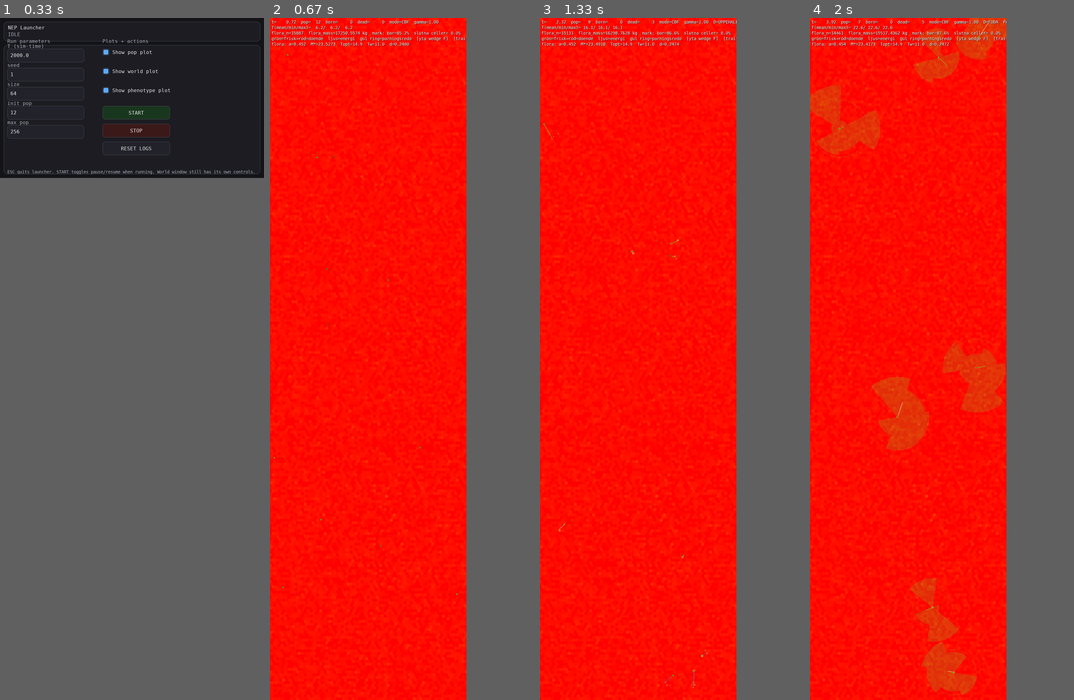
Above: before the commit, frames 1-4 (left to right).
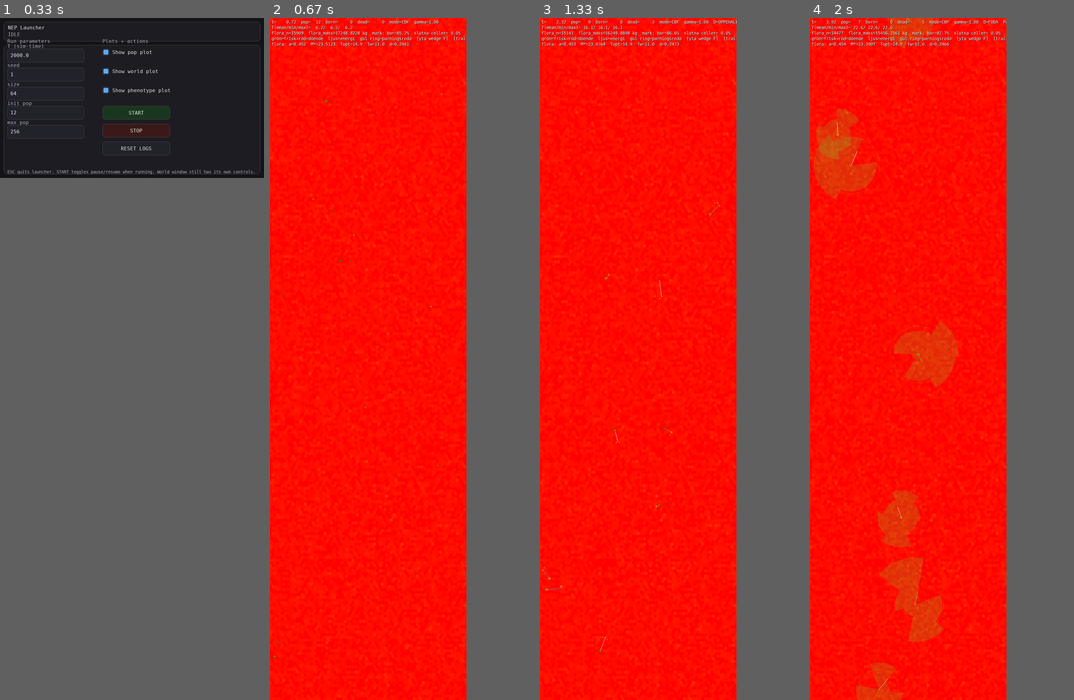
Above: after the commit, the same moments.

Repository: JoakimStorck/nep-process
Game: pygame game, started from nep_gui_launcher.py
Same seed, same stepped clock (60 frames per second), same inputs: the game is played once before the commit and once after it.
Inputs (mouse positions are in pixels of both pictures, inside the frame that each line leads up to):
- Up to frame 1 (0.33 s): no input
- Up to frame 2 (0.67 s): click "START" at 0.38 s
- Up to frame 3 (1.33 s): hold D 0.67-1.13 s; move the mouse to (685, 461) at 0.7 s; hold W from 1.17 s (still down); move the mouse to (706, 440) at 1.2 s; tap Space at 1.23 s
- Up to frame 4 (2 s): release W at 1.47 s; hold D 1.5-1.97 s; move the mouse to (926, 181) at 1.53 s; tap Space at 1.57, 1.87 s

Frame 1 is identical in both runs. In frame 2, less than 0.1% of the frame differs, in the area x 1-72%, y 1-98%; in frame 3, 0.2%; in frame 4, 12%, in the area x 0-75%, y 0-100%.

Commit message:
0230: weakness() mäter mot kroppens egen topp
Rättelse funnen i 0229. Funktionen hette kondition men var det inte:

    weakness() = clamp(M / M_crit, 0, 1)        M_crit = 0,50

M_crit är en absolut konstant, så det är ett storleksmått och inte ett
konditionsmått: varje kropp under tröskeln var permanent "svag" oavsett hur
välnärd den var. En frisk nyfödd på 25 gram gick i 28,7 % av full fart medan
en utsvulten vuxen på 1,9 kg gick i full.

Konstanten bar dessutom ett enhetsfel sedan 0216: AgentParams massor är våt
levande massa, men jämförelsen gjordes mot self.M, som är torrsubstans.
Tröskeln var alltså 0,50 kg torrt = 1,85 kg vått, nära fyra gånger det
avsedda — weakness() missades när kroppen blev torrsubstans.

Referensen är nu kroppens egen topp, samma som svältskadan använder sedan
p179, och samma ramp. Formen ägs av styrning.massunderskott. M_crit är
borttagen.

Utfall, f6-256 frö 1 till månad 36 (runs/p230) mot 0229:

                        0229        0230
  bestånd                131         164
  toppbestånd            407       1 192
  dödsfall             1 139       5 605
  därav skada            4,7 %       0,8 %
  livslängd median      2,82 mån    1,58 mån
  kroppsmassa p50       0,528      0,112

Felet var en dold broms på storleksaxeln. M_target bland födda:

  0227   2,008  2,773  2,954  2,952
  0229   1,945  2,021  2,749  2,546
  0230   2,021  1,579  1,571  1,574

Med den absoluta tröskeln straffades varje liten kropp med nedsatt
rörelseförmåga, vilket sköt jämvikten uppåt. Utan den landar M_target på 1,574
och stannar där från andra fjärdedelen — ett inre värde, inte en vägg.
Jämviktsmassan halveras, omsättningen mångdubblas och livslängden faller.

Det gör inte bromsen försvarbar: den dokumenterades som kondition och verkade
som storlek, och hör till samma familj som revisionen katalogiserade. Men
modellens jämviktsmassa hängde på den, så frågan om vad som ska sätta nivån är
öppen igen. Egen rad i kön.

Åldrandet är opåverkat: repair_capacity ligger på 1,25 mot 0229:s 1,43 och
0227:s 1,21 — samma granne i tre körningar med tre olika omgivningar.

Förbehåll: ett frö i f6-256 och tre i liten6 (1 788/2 853/1 069 djurmånader
mot 1 711/1 294/820, utdöd i alla tre). Frö 2 sticker ut med 897 födslar mot
195, så spridningen mellan frön är stor och nivån 1,574 är inte bekräftad.

Invariantsviten godkänd i alla fyra körningar.

Co-Authored-By: Claude Opus 5 <noreply@anthropic.com>

Diff:
--- a/agent.py
+++ b/agent.py
@@ -436,7 +436,7 @@
     # ------------------------
     # Starvation / weakness dynamics
     # ------------------------
-    M_crit: float = 0.50   # under detta försvagas rörelseförmågan
+    # `M_crit` är borttagen i 0230: se `Body.weakness`.
     # **Dödströskeln vid avmagring**, som andel av kroppens egen toppmassa.
     #
     # Villkoret var `M <= M_min` med `M_min = 0.14` — en absolut massa. Det
@@ -1582,13 +1582,38 @@
         return h
 
     def weakness(self) -> float:
-        m = float(self.M)
-        mcrit = float(self.AP.M_crit)
-        if m >= mcrit:
+        """
+        Konditionen, 0–1: massan mot kroppens **egen** topp (0230).
+
+        Var `M / M_crit` med `M_crit = 0,50` — en absolut konstant, och därmed
+        inget konditionsmått utan ett dolt **storleksmått**. Varje kropp under
+        tröskeln var permanent "svag" oavsett hur välnärd den var, så en frisk
+        nyfödd på 25 gram gick i 28,7 procent av full fart medan en utsvulten
+        vuxen på 1,9 kg gick i full. Funnet i 0229, när bansträckan kopplades
+        till `move_factor` och medianlivslängden föll till en månad.
+
+        Konstanten bar dessutom ett **enhetsfel** sedan 0216: `AgentParams`
+        massor är våt levande massa, men jämförelsen gjordes mot `self.M`, som
+        är torrsubstans. Tröskeln var alltså i praktiken 0,50 kg torrt,
+        alltså 1,85 kg vått — nära fyra gånger det avsedda.
+
+        Referensen är nu kroppens egen topp, samma som svältskadan använder
+        sedan p179, och samma ramp: full kondition vid och över
+        `starve_mass_ok_frac`, noll vid och under `starve_mass_crit_frac`.
+        Formen ägs av `styrning.massunderskott`, så de två kan inte glida isär.
+
+        Att magra ihjäl sig är att ha förlorat mot sig själv — det gäller
+        konditionen lika mycket som skadan.
+        """
+        peak = float(getattr(self, "_M_peak", 0.0))
+        if peak <= 1e-9:
             return 1.0
-        if mcrit <= 1e-9:
-            return 0.0
-        return clamp(m / mcrit, 0.0, 1.0)
+        m_rel = float(self.M) / peak
+        return 1.0 - styrning.massunderskott(
+            m_rel,
+            float(getattr(self.AP, "starve_mass_ok_frac", 0.85)),
+            float(getattr(self.AP, "starve_mass_crit_frac", 0.65)),
+        )
 
     def step_pain_and_repair(self, ctx, pheno, *, D_before: float) -> float:
         """
@@ -2029,7 +2054,6 @@
         # Massorna i `AgentParams` och i genomet är våt levande massa;
         # tillstånden är torrsubstans sedan 0216. Omräkningen sker här.
         _M_min        = float(AP.M_min) * LEAN_DM_FRAC
-        _M_crit       = float(AP.M_crit) * LEAN_DM_FRAC
         _starve_gain  = float(AP.starve_stress_gain)
         _frailty_cap  = float(AP.frailty_gain_cap)
         _fatigue_eff  = float(AP.fatigue_effort)
@@ -4737,15 +4761,13 @@
         # förflyttningen.
         #
         # Här står `funktionell_andel()` och **inte** `move_factor()`, trots att
-        # den senare är det som gatar den riktade färden. Skälet är att
-        # `move_factor` bär `weakness()`, som jämför massan med den absoluta
-        # konstanten `M_crit = 0,5` — alltså inte ett avmagringsmått utan ett
-        # dolt **storleksmått**: varje kropp under 1,85 kg våt är permanent
-        # "svag", inklusive alla ungar. Kopplad till bansträckan blev den en
-        # betesstraffskala på storlek, och uppmätt föll medianlivslängden från
-        # 3,82 till 1,03 månader medan dödsfallen fyrdubblades. Se raden i
-        # TODO.md; `weakness()` ska mäta mot kroppens egen topp som
-        # svältskadan gör sedan p179, inte mot ett tal.
+        # den senare är det som gatar den riktade färden. `move_factor` bär
+        # också konditionen, och om bansträckan skulle bära den vore avmagring
+        # räknad två gånger — den sänker redan betet genom att sänka
+        # förflyttningen. Att koppla hela `move_factor` hit prövades i 0229 och
+        # föll, då mot ett `weakness()` som var ett dolt storleksmått; det är
+        # rättat i 0230, men frågan om konditionen *också* ska sänka
+        # bansträckan är en egen mätning och inte given.
         return max(0.0, float(self.AP.forage_path_rate) * float(dt) * skala
                    * float(self.body.funktionell_andel()))
 
Not shown, changed: TODO.md
